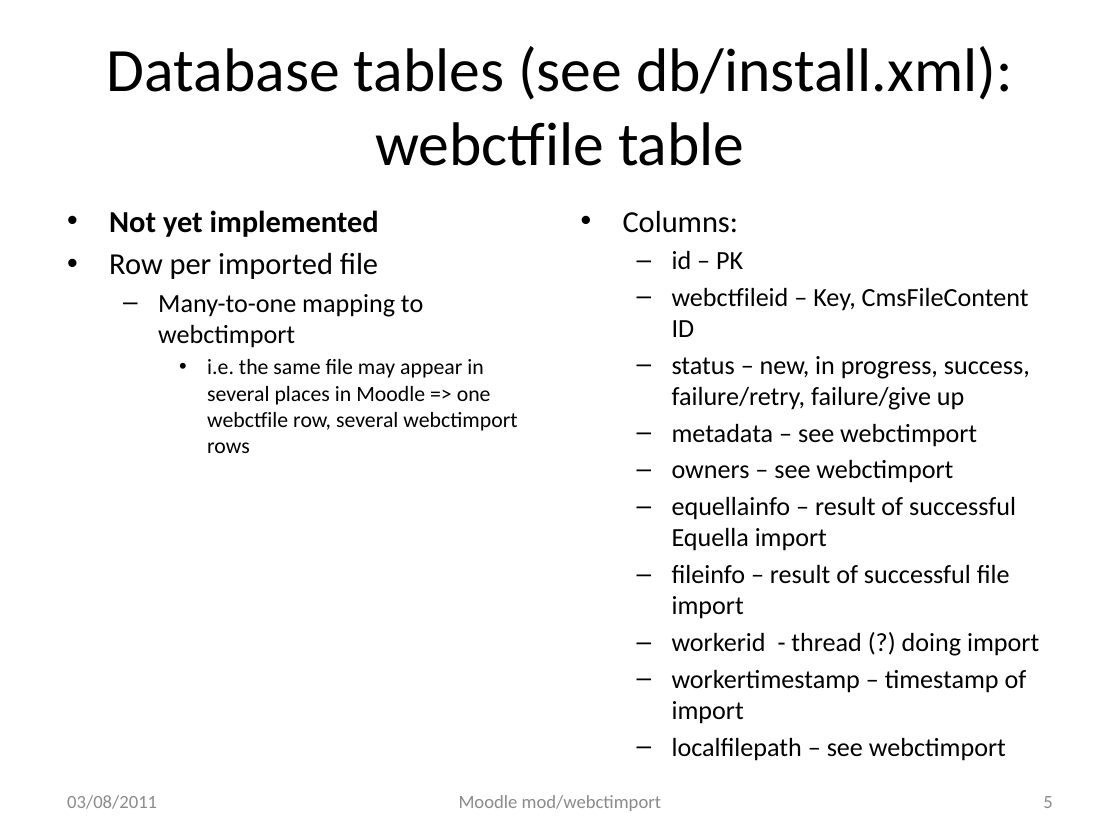
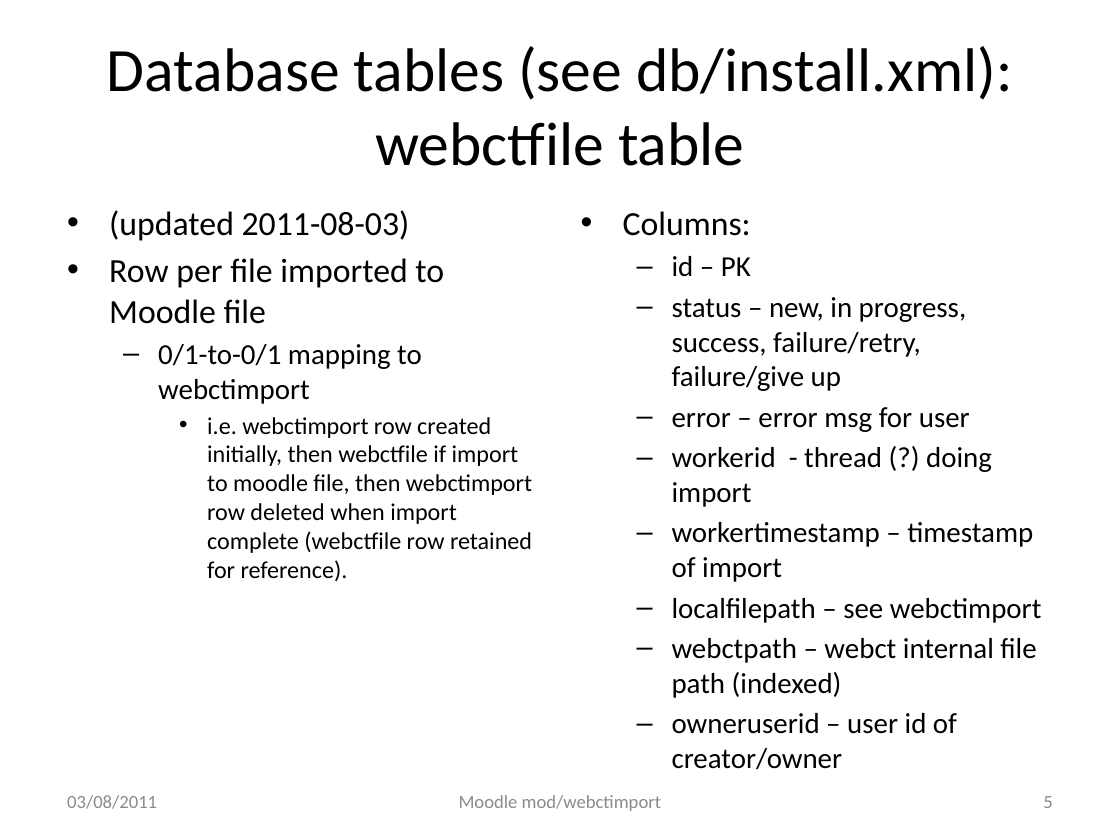
Before and after one commit to cgreenhalgh/mod_webctimport, a slide deck: slide 5 of docs/readme_development.pptx. Drawn at 1120x840 pixels with LibreOffice and Linux fonts; fonts in the diff are those of the drawing. Boxes give left, top, right and bottom in pixels: in the first picture for what was removed or moved away, otherwise in the second. Text is boxed around its words. In the diff, an @@ line names an element or a change of style, - is before the commit and + after.

```diff
--- a/docs/readme_development.pptx
+++ b/docs/readme_development.pptx
@@ text at <box>109,210,532,581</box>: text changed; size 14 to 15.5 pt @@
-• Not yet implemented
-• Row per imported file
-  – Many-to-one mapping to webctimport
-    • i.e. the same file may appear in several places in Moodle => one webctfile row, several webctimport rows
+• (updated 2011-08-03)
+• Row per file imported to Moodle file
+  – 0/1-to-0/1 mapping to webctimport
+    • i.e. webctimport row created initially, then webctfile if import to moodle file, then webctimport row deleted when import complete (webctfile row retained for reference).
@@ text at <box>623,211,1042,623</box>: size 19.6 to 21.7 pt in "Columns:"; size 16.8 to 18.6 pt in "id – PK", "status – new, in progress, success, failure/retry, ...", "workerid - thread (?) doing import", "workertimestamp – timestamp of import" and 1 more places @@
@@ text at <box>672,288,1029,337</box>: paragraph removed @@
-  – webctfileid – Key, CmsFileContent ID
@@ text at <box>672,407,970,432</box>: text changed; size 16.8 to 18.6 pt @@
-  – metadata – see webctimport
-  – owners – see webctimport
-  – equellainfo – result of successful Equella import
-  – fileinfo – result of successful file import
+  – error – error msg for user
@@ text at <box>672,638,1036,734</box>: paragraphs added @@
+  – webctpath – webct internal file path (indexed)
+  – owneruserid – user id of creator/owner
```
Also in this commit, not shown: 2 other slides changed, 1 other file.
